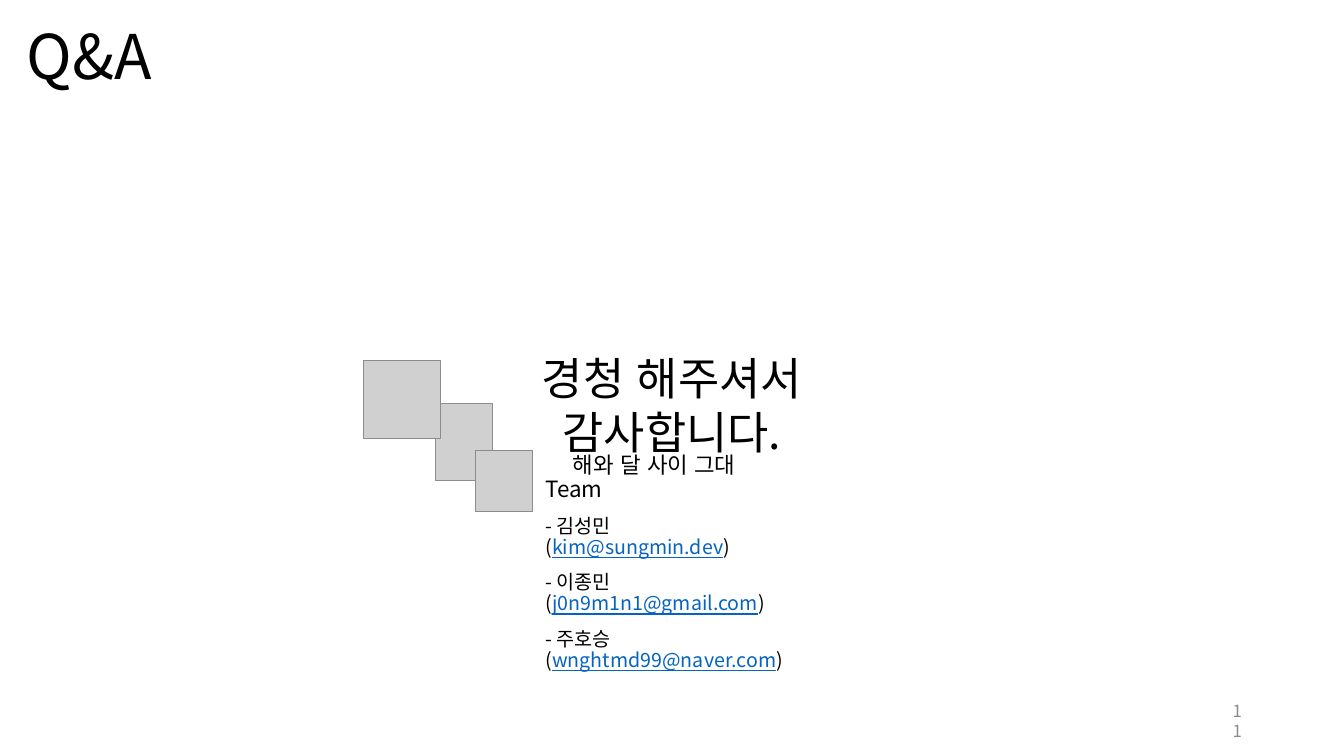
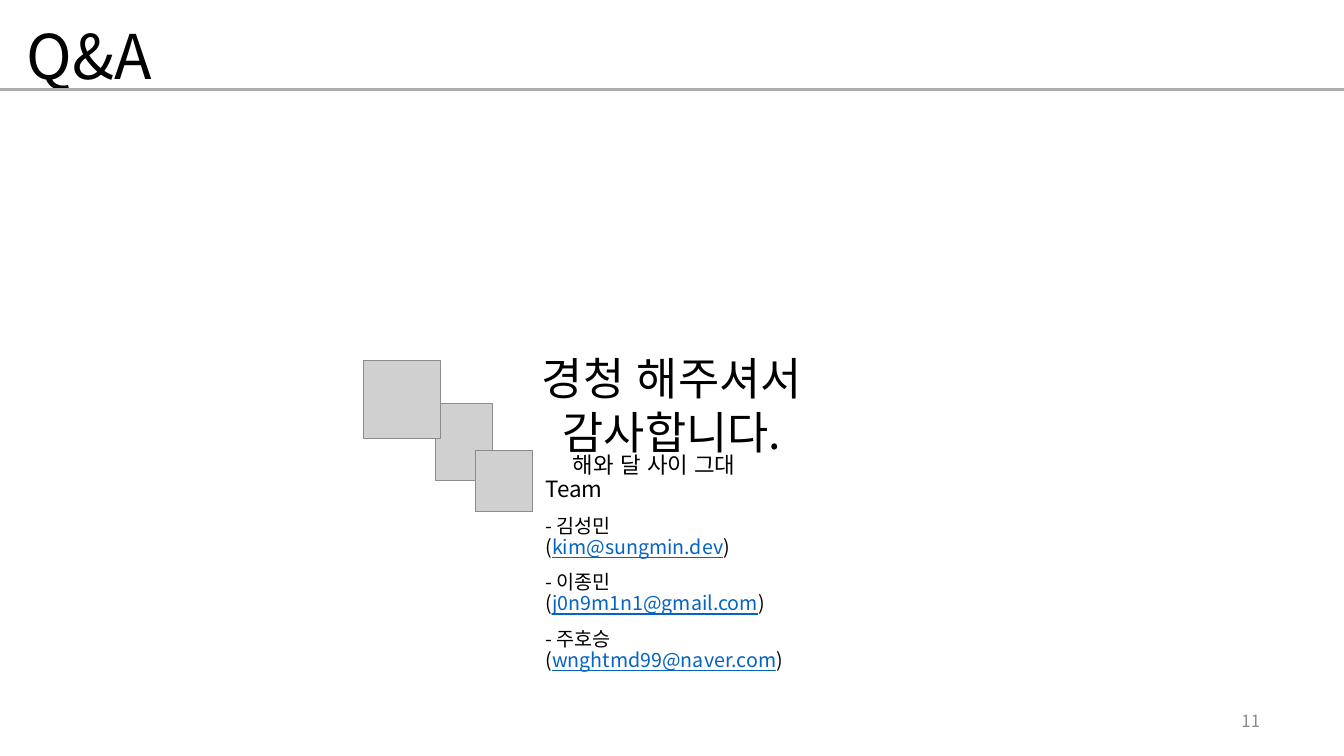
Before and after one commit to devsungmin/-Competition, a slide deck: slide 11 of 기상데이터분석 인공지능활용 창업경진대회 /결승전 준비/대전지역 폭염 예측 기술 _해와 달 사이 그대(선문대)_결승전.pptx. Drawn at 1344x756 pixels with LibreOffice and Linux fonts; fonts in the diff are those of the drawing; grey boxes stand for pictures. Boxes give left, top, right and bottom in pixels: in the first picture for what was removed or moved away, otherwise in the second. Text is boxed around its words. In the diff, an @@ line names an element or a change of style, - is before the commit and + after.

```diff
--- a/기상데이터분석 인공지능활용 창업경진대회 /결승전 준비/대전지역 폭염 예측 기술 _해와 달 사이 그대(선문대)_결승전.pptx
+++ b/기상데이터분석 인공지능활용 창업경진대회 /결승전 준비/대전지역 폭염 예측 기술 _해와 달 사이 그대(선문대)_결승전.pptx
@@ line added from (0, 90) to (1344, 90), #AFABAB 2.25 pt @@
@@ page number rewrapped from (x1=1223, y1=706, x2=1252, y2=735) to (x1=1241, y1=715, x2=1260, y2=727) @@
```
Also in this commit, not shown: 9 other slides changed, 1 other file.
